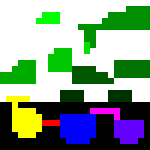
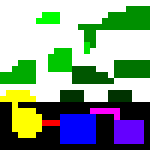
Layers edited between the first and the second w=150, h=150 image:
painted on "WhatsApp Image 2024-08-21 at 17.10.31.jpeg copy" over [0,90,144,144]
